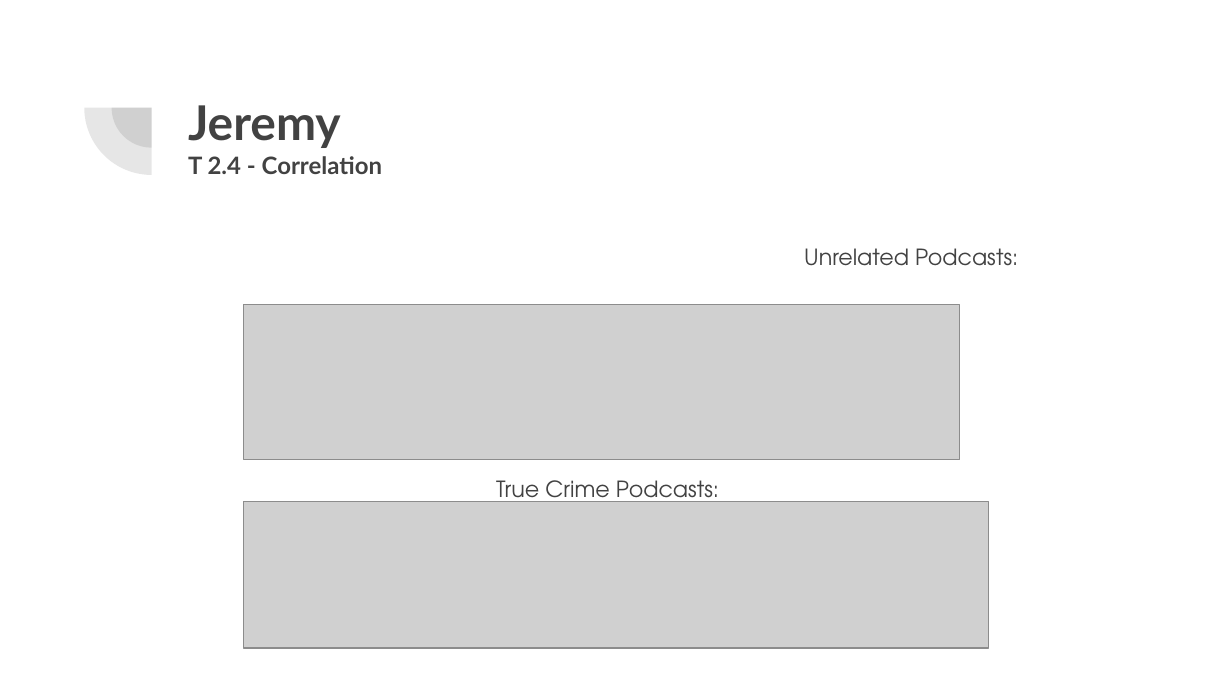
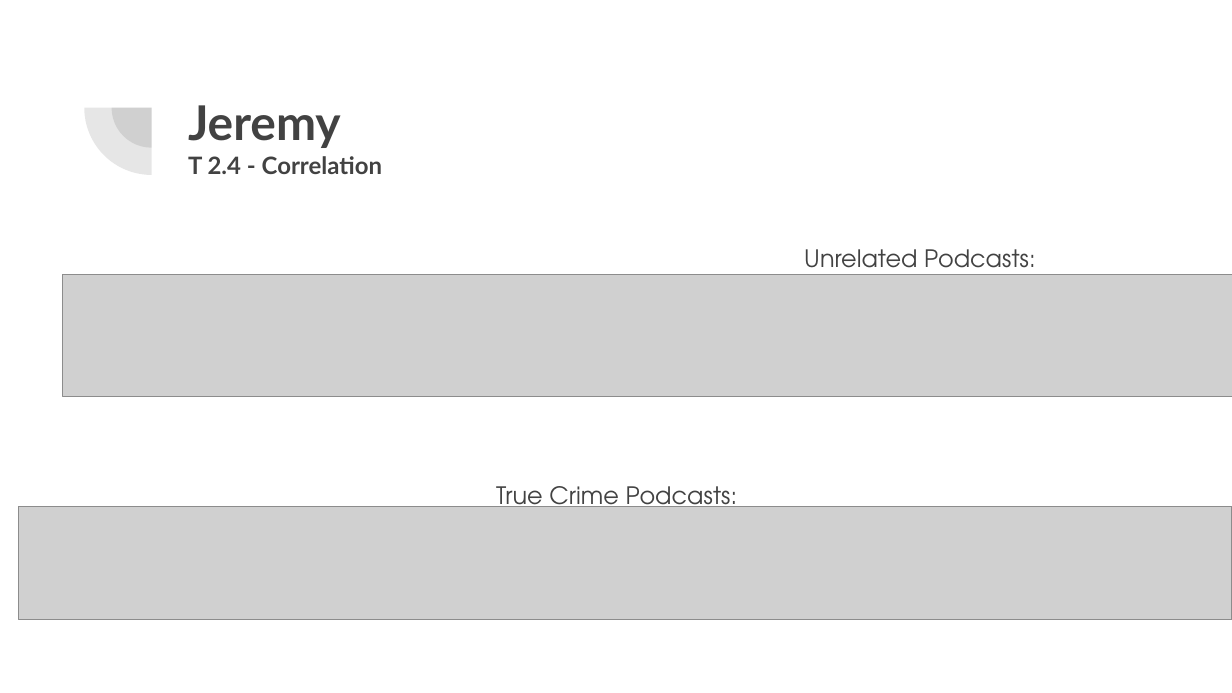
Before and after one commit to UNCG-CSE/Podknow, a slide deck: slide 22 of doc/Podknow_ Statistics.pptx. Drawn at 1232x693 pixels with LibreOffice and Linux fonts; fonts in the diff are those of the drawing; grey boxes stand for pictures. Boxes give left, top, right and bottom in pixels: in the first picture for what was removed or moved away, otherwise in the second. Text is boxed around its words. In the diff, an @@ line names an element or a change of style, - is before the commit and + after.

```diff
--- a/doc/Podknow_ Statistics.pptx
+++ b/doc/Podknow_ Statistics.pptx
@@ text "Unrelated Podcasts:" at [496, 249, 1035, 516]: size 13 to 14 pt @@
@@ picture added at [63, 275, 1232, 397] @@
@@ picture removed at [243, 304, 958, 460] @@
@@ picture: place and size @@
-picture at [243, 501, 988, 648]
+picture at [18, 506, 1232, 620]
```
Also in this commit, not shown: 2 other slides changed.
